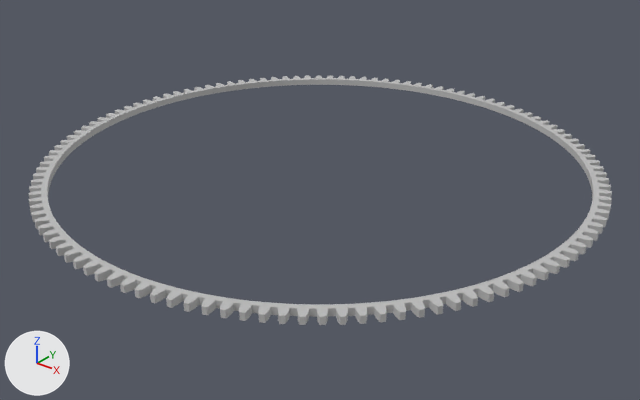
Renders of the OBJ model Assetts/models/orig/drive.obj from each side of a commit.
The view is the same before and after, from a 50 mm lens placed at (9.2, -11.51, 6.44), pointed at (0.17, -0.22, -0.57). Lighting does not change. The marker at lower left points along +X, +Y and +Z. Where no turn or scale is listed for an object, it has been applied to the vertices.

The older version as bpy lines, for what is in view:
```python
me_drive = bpy.data.meshes.new('drive')
me_drive.from_pydata(...)  # 10560 vertices, 10560 faces; spans x -5.05..5.05, y -5.05..5.05, z -0.06..0.06
me_drive.materials.append(mat_initialshadinggroup)  # grey #bcbcbc
ob_drive = bpy.data.objects.new('drive', me_drive)
ob_drive.location = (0.0, 0.0, 0.0)
```
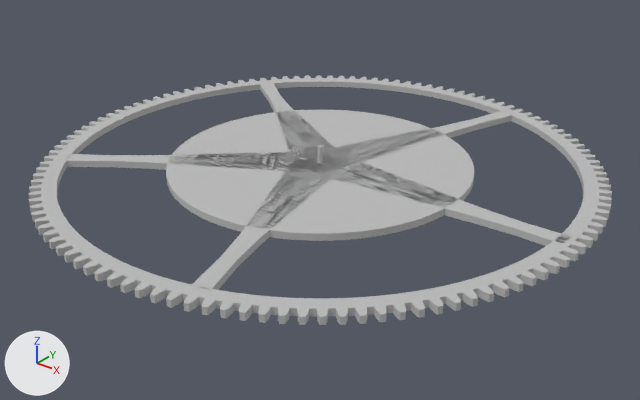
What changed in the scene script:
```text
Change me_drive:
    used by ob_drive; location = (0.0, 0.0, 0.0)
    remove me_drive.from_pydata(...)  # 10560 vertices, 10560 faces; spans x -5.05..5.05, y -5.05..5.05, z -0.06..0.06
    add me_drive.from_pydata(...)  # 12422 vertices, 24820 faces; spans x -5.05..5.05, y -5.05..5.05, z -0.38..0.38
    me_drive part 1: a new loose piece, a 120-sided cylinder along z spanning x -2.75..2.75, y -2.75..2.75, z -0.06..0.06, in mat_initialshadinggroup (grey #bcbcbc)
    me_drive part 2: a new loose piece, a 120-sided cylinder along z spanning x -0.05..0.05, y -0.05..0.05, z -0.38..0.38, in mat_initialshadinggroup (grey #bcbcbc)
    me_drive part 3: a new loose piece of 3186 vertices spanning x -0.5..1.57, y -0.5..4.47, z -0.06..0.06, in mat_initialshadinggroup (grey #bcbcbc)
    me_drive part 4: a new loose piece of 28 vertices spanning x -0.48..1.58, y -4.45..0.15, z -0.06..0.06, in mat_initialshadinggroup (grey #bcbcbc)
    me_drive part 5: a new loose piece of 28 vertices spanning x -3.83..0.29, y -2.84..0.4, z -0.06..0.06, in mat_initialshadinggroup (grey #bcbcbc)
    me_drive part 6: a new loose piece of 28 vertices spanning x -3.82..0.29, y -0.4..2.84, z -0.06..0.06, in mat_initialshadinggroup (grey #bcbcbc)
    me_drive part 7: a new loose piece of 28 vertices spanning x 0.25..4.75, y -0.5..0.5, z -0.06..0.06, in mat_initialshadinggroup (grey #bcbcbc)
    me_drive part 8: 2640 vertices removed from x -4.75..4.75, y -4.75..4.75, z -0.06..0.06; 720 vertices added at x -4.6..4.6, y -4.6..4.6, z -0.06..0.06
```

Pixel boxes (x1, y1, x2, y2) of what changed, in the pictures (640 x 400 px):
part 1 of me_drive, added
    after: (166, 110, 474, 241)
part 2 of me_drive, added
    after: (317, 145, 323, 163)
part 3 of me_drive, added
    after: (294, 111, 512, 173)
part 4 of me_drive, added
    after: (191, 159, 341, 290)
part 5 of me_drive, added
    after: (65, 151, 320, 173)
part 6 of me_drive, added
    after: (260, 83, 346, 165)
part 7 of me_drive, added
    after: (315, 157, 568, 246)
part 8 of me_drive, cut back
    both: (41, 78, 599, 309)
